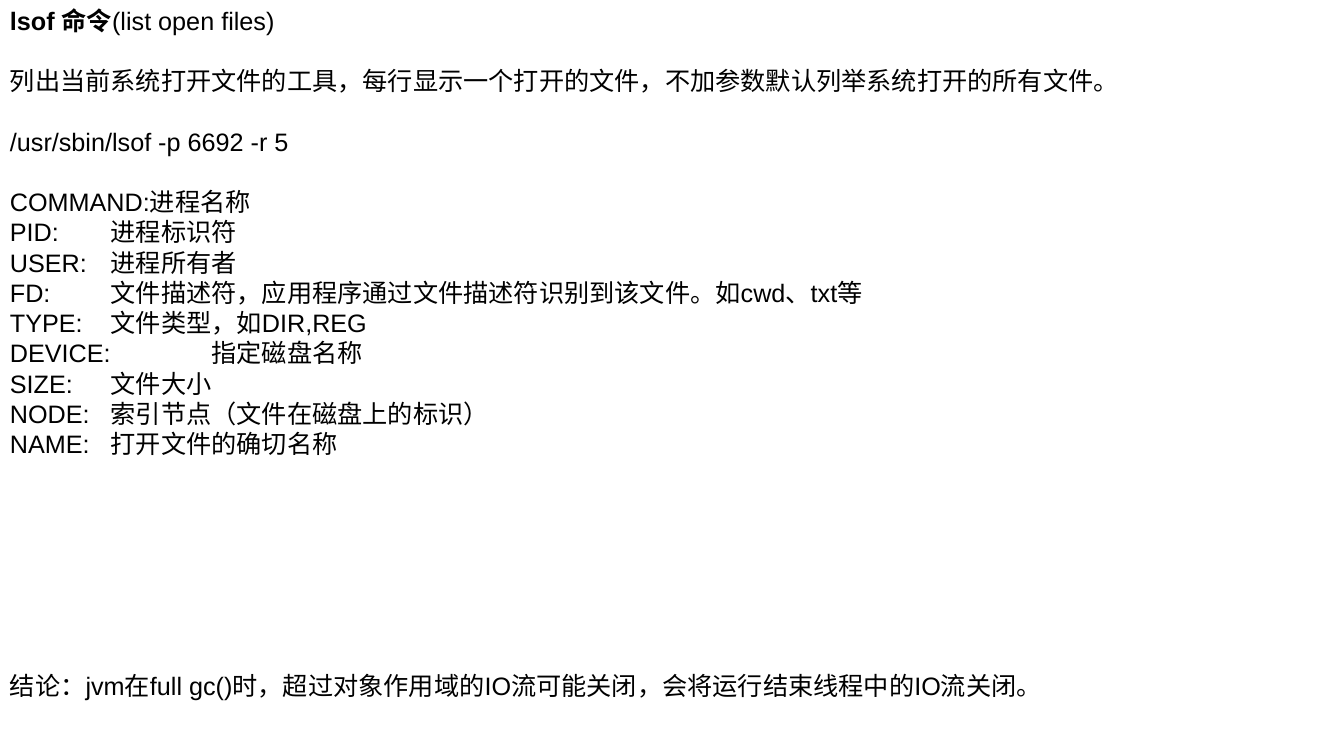
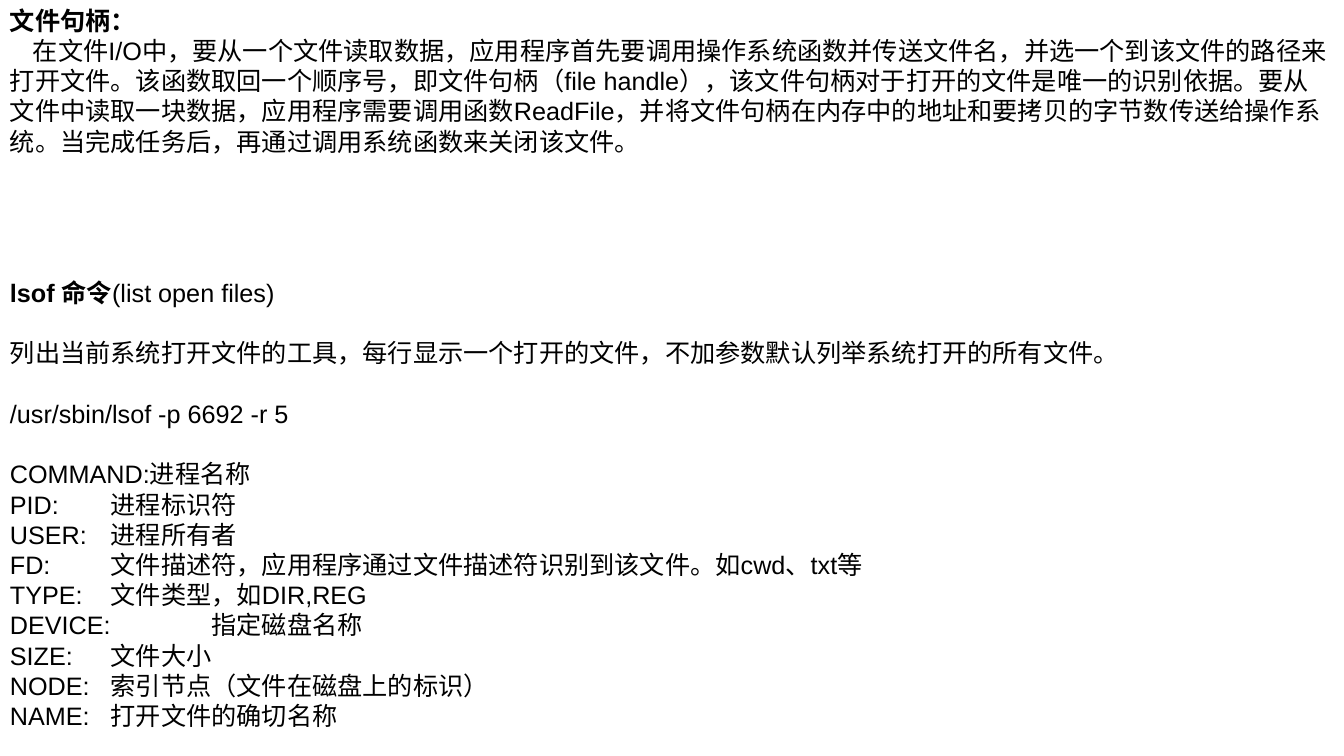
Before and after one commit to zhangyd3739/gitPath, a slide deck: slide 5 of Netty入门指南.pptx (slide 6 before the commit). Drawn at 1344x756 pixels with LibreOffice and Linux fonts; fonts in the diff are those of the drawing. Boxes give left, top, right and bottom in pixels: in the first picture for what was removed or moved away, otherwise in the second. Text is boxed around its words. In the diff, an @@ line names an element or a change of style, - is before the commit and + after.

```diff
--- a/Netty入门指南.pptx
+++ b/Netty入门指南.pptx
@@ text at (10, 8, 1327, 154): paragraphs added @@
+文件句柄：
+在文件I/O中，要从一个文件读取数据，应用程序首先要调用操作系统函数并传送文件名，并选一个到该文件的路径来打开文件。该函数取回一个顺序号，即文件句柄（file handle），该文件句柄对于打开的文件是唯一的识别依据。要从文件中读取一块数据，应用程序需要调用函数ReadFile，并将文件句柄在内存中的地址和要拷贝的字节数传送给操作系统。当完成任务后，再通过调用系统函数来关闭该文件。
@@ text at (10, 673, 1042, 701): paragraph removed @@
-结论：jvm在full gc()时，超过对象作用域的IO流可能关闭，会将运行结束线程中的IO流关闭。
```
Also in this commit, not shown: 4 other slides changed, 2 slides added, 2 slides removed, 1 other file.
